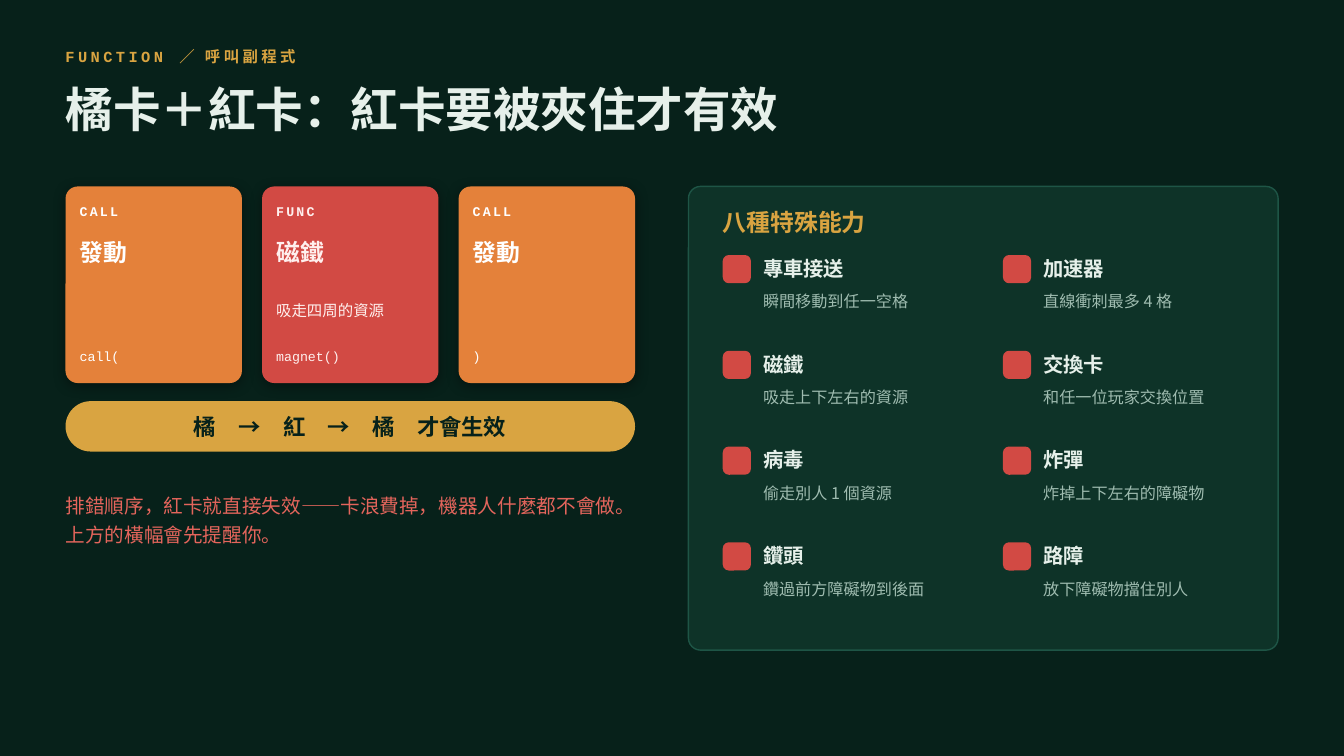
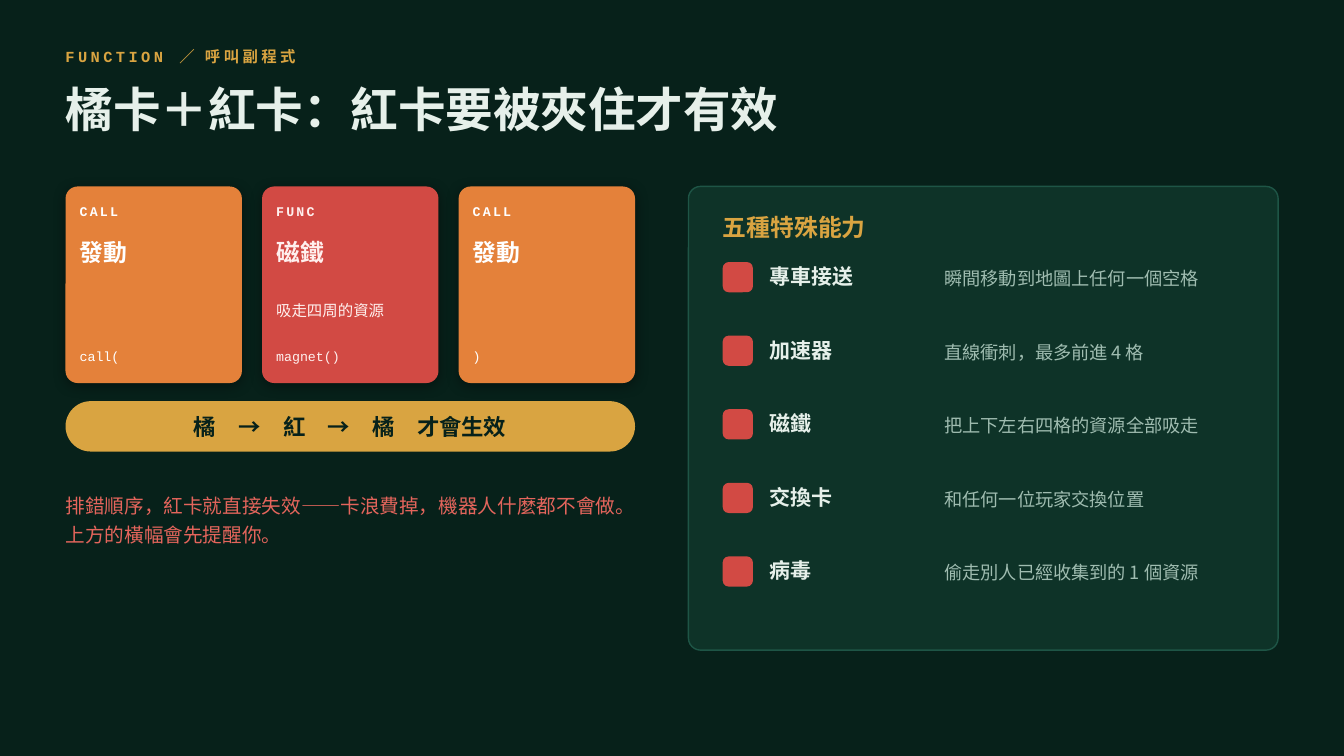
Before and after one commit to jack1214w/robot-city, a slide deck: slide 9 of 機器人蓋城市-遊戲規則.pptx. Drawn at 1344x756 pixels with LibreOffice and Linux fonts; fonts in the diff are those of the drawing. Boxes give left, top, right and bottom in pixels: in the first picture for what was removed or moved away, otherwise in the second. Text is boxed around its words. In the diff, an @@ line names an element or a change of style, - is before the commit and + after.

```diff
--- a/機器人蓋城市-遊戲規則.pptx
+++ b/機器人蓋城市-遊戲規則.pptx
@@ text at box(723, 215, 866, 239): text changed @@
-八種特殊能力
+五種特殊能力
@@ rounded rectangle: place and size @@
-rounded rectangle at box(723, 255, 751, 283)
+rounded rectangle at box(723, 262, 753, 292)
@@ text at box(944, 269, 1198, 287): text changed; size 11.5 to 13 pt @@
-瞬間移動到任一空格
+瞬間移動到地圖上任何一個空格
@@ rounded rectangle: place and size @@
-rounded rectangle at box(1003, 255, 1031, 283)
+rounded rectangle at box(723, 336, 753, 366)
@@ text "加速器": place and size @@
-text "加速器" at box(1043, 259, 1104, 278)
+text "加速器" at box(769, 340, 832, 360)
@@ text at box(944, 343, 1144, 361): text changed; size 11.5 to 13 pt @@
-直線衝刺最多 4 格
+直線衝刺，最多前進 4 格
@@ rounded rectangle: place and size @@
-rounded rectangle at box(723, 351, 751, 379)
+rounded rectangle at box(723, 409, 753, 440)
@@ text "磁鐵": place and size @@
-text "磁鐵" at box(763, 350, 804, 377)
+text "磁鐵" at box(769, 410, 811, 436)
@@ text at box(944, 416, 1198, 434): text changed; size 11.5 to 13 pt @@
-吸走上下左右的資源
+把上下左右四格的資源全部吸走
@@ rounded rectangle removed at box(1003, 447, 1031, 475) @@
@@ size 14.5 to 15 pt in 5 elements at box(769, 266, 853, 286), box(769, 410, 811, 436), box(769, 558, 811, 584), box(769, 340, 832, 360), box(769, 487, 832, 507) @@
@@ text "交換卡": place and size @@
-text "交換卡" at box(1043, 354, 1104, 374)
+text "交換卡" at box(769, 487, 832, 507)
@@ text removed at box(1043, 450, 1084, 469) @@
-炸彈
@@ proportions changed in 5 elements at box(723, 262, 753, 292), box(723, 409, 753, 440), box(723, 557, 753, 587), box(723, 336, 753, 366), box(723, 483, 753, 513) @@
@@ rounded rectangle: place and size @@
-rounded rectangle at box(1003, 351, 1031, 379)
+rounded rectangle at box(723, 483, 753, 513)
@@ text at box(944, 490, 1144, 508): text changed; size 11.5 to 13 pt @@
-和任一位玩家交換位置
+和任何一位玩家交換位置
@@ text removed at box(1043, 485, 1204, 501) @@
-炸掉上下左右的障礙物
@@ rounded rectangle: place and size @@
-rounded rectangle at box(723, 447, 751, 475)
+rounded rectangle at box(723, 557, 753, 587)
@@ rounded rectangle removed at box(723, 542, 751, 571) @@
@@ text removed at box(763, 542, 804, 569) @@
-鑽頭
@@ text "病毒": place and size @@
-text "病毒" at box(763, 449, 804, 469)
+text "病毒" at box(769, 558, 811, 584)
@@ text at box(944, 564, 1198, 581): text changed; size 11.5 to 13 pt @@
-偷走別人 1 個資源
+偷走別人已經收集到的 1 個資源
@@ rounded rectangle removed at box(1003, 542, 1031, 571) @@
@@ text removed at box(1043, 546, 1084, 565) @@
-路障
@@ text removed at box(763, 581, 924, 597) @@
-鑽過前方障礙物到後面
@@ text removed at box(1043, 581, 1188, 597) @@
-放下障礙物擋住別人
```
Also in this commit, not shown: 5 other slides changed, 2 other files.
